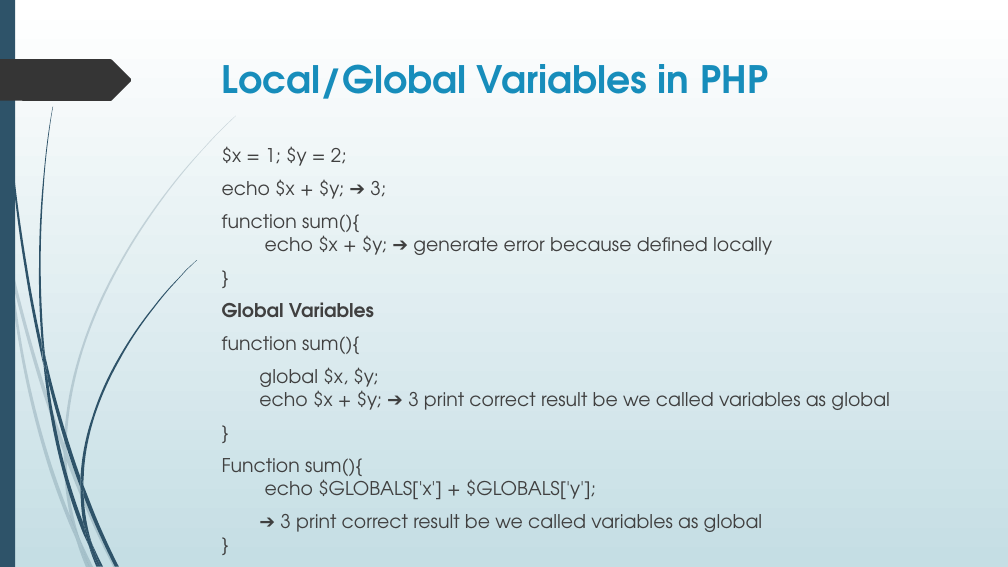
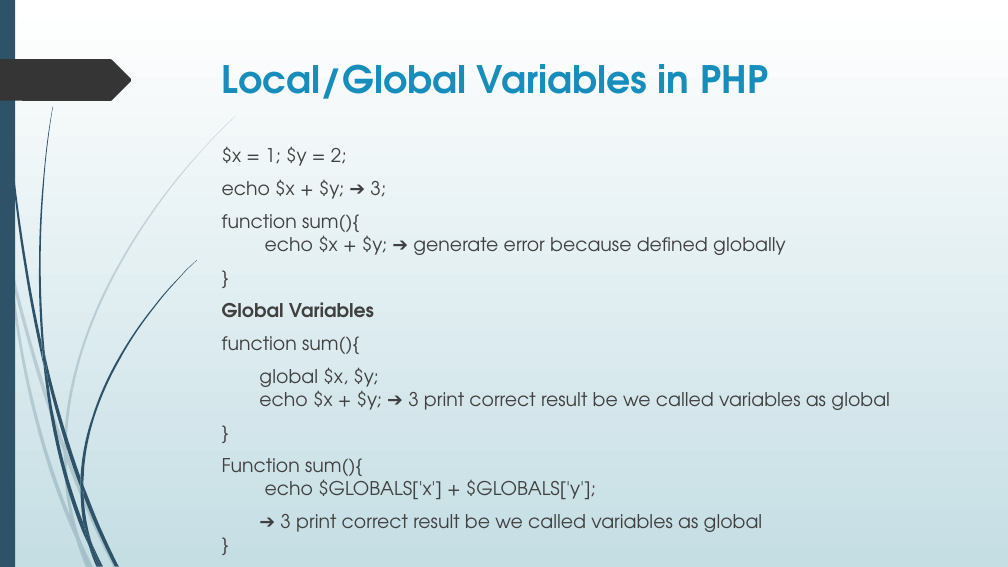
Before and after one commit to amskz401/Web-Batch-01-PNY, a slide deck: slide 8 of Muhammad Farhan (PHP).pptx. Drawn at 1008x567 pixels with LibreOffice and Linux fonts; fonts in the diff are those of the drawing. Boxes give left, top, right and bottom in pixels: in the first picture for what was removed or moved away, otherwise in the second. Text is boxed around its words. In the diff, an @@ line names an element or a change of style, - is before the commit and + after.

```diff
--- a/Muhammad Farhan (PHP).pptx
+++ b/Muhammad Farhan (PHP).pptx
@@ text at bbox=[222, 214, 786, 255]: text changed @@
-function sum(){
-echo $x + $y; ➔ generate error because defined locally
+function sum(){
+echo $x + $y; ➔ generate error because defined globally
```
Also in this commit, not shown: 3 other slides changed, 3 other files.
